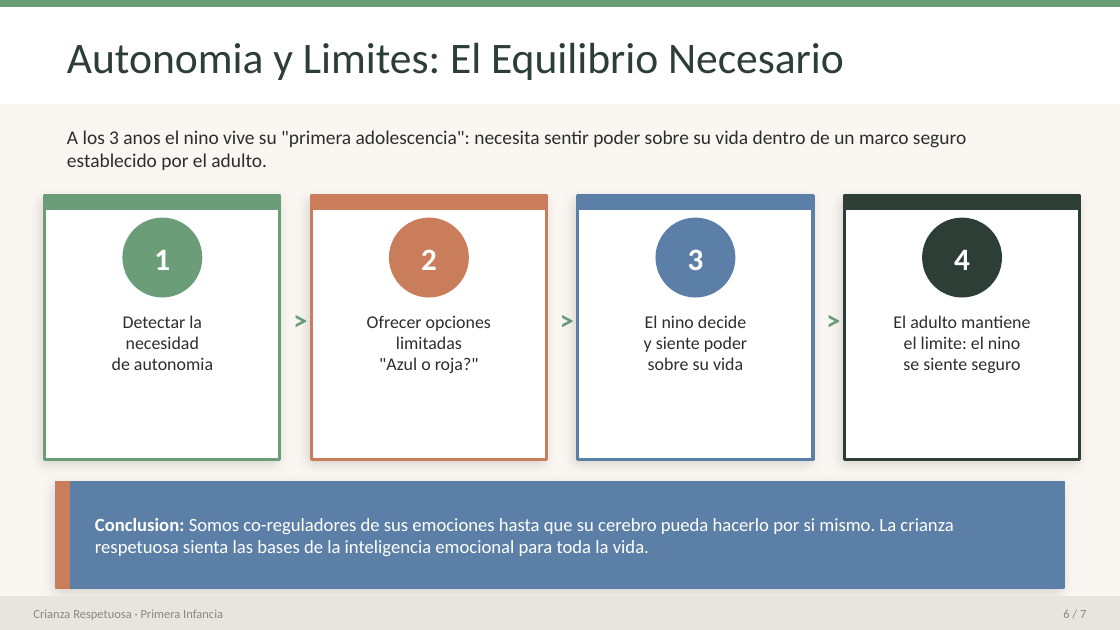
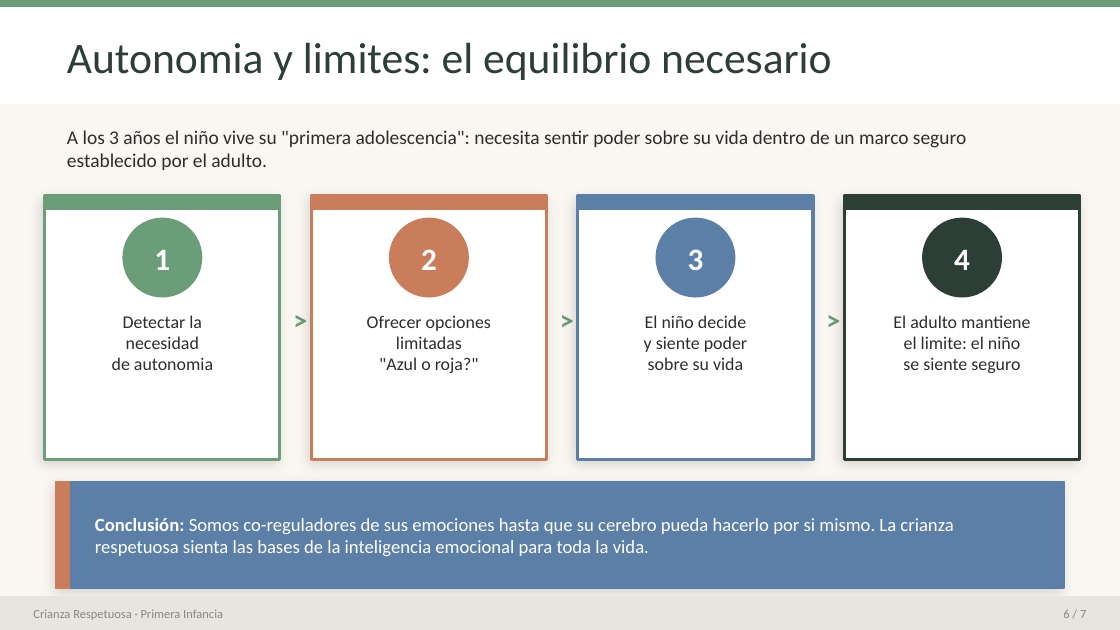
Before and after one commit to jceballos29/paola-poli, a slide deck: slide 6 of CrianzaRespetuosa.pptx. Drawn at 1120x630 pixels with LibreOffice and Linux fonts; fonts in the diff are those of the drawing. Boxes give left, top, right and bottom in pixels: in the first picture for what was removed or moved away, otherwise in the second. Text is boxed around its words. In the diff, an @@ line names an element or a change of style, - is before the commit and + after.

```diff
--- a/CrianzaRespetuosa.pptx
+++ b/CrianzaRespetuosa.pptx
@@ text at <box>67,42,831,80</box>: text changed @@
-Autonomia y Limites: El Equilibrio Necesario
+Autonomia y limites: el equilibrio necesario
@@ text at <box>67,130,966,170</box>: text changed @@
-A los 3 anos el nino vive su "primera adolescencia": necesita sentir poder sobre su vida dentro de un marco seguro establecido por el adulto.
+A los 3 años el niño vive su "primera adolescencia": necesita sentir poder sobre su vida dentro de un marco seguro establecido por el adulto.
@@ text at <box>645,315,746,328</box>: text changed @@
-El nino decide
+El niño decide
@@ text at <box>904,336,1020,349</box>: text changed @@
-el limite: el nino
+el limite: el niño
@@ text at <box>95,518,953,556</box>: text changed @@
-Conclusion: Somos co-reguladores de sus emociones hasta que su cerebro pueda hacerlo por si mismo. La crianza respetuosa sienta las bases de la inteligencia emocional para toda la vida.
+Conclusión: Somos co-reguladores de sus emociones hasta que su cerebro pueda hacerlo por si mismo. La crianza respetuosa sienta las bases de la inteligencia emocional para toda la vida.
```
Also in this commit, not shown: 5 other slides changed, 1 other file.
